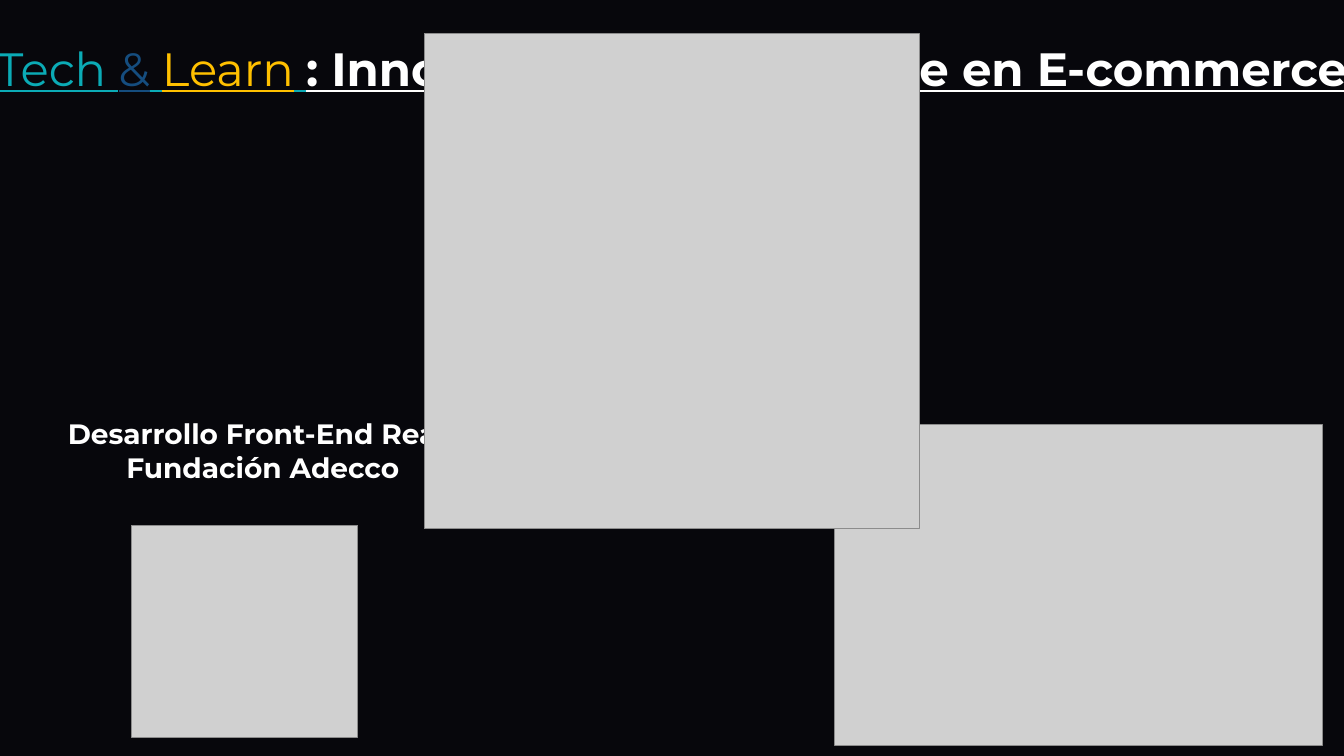
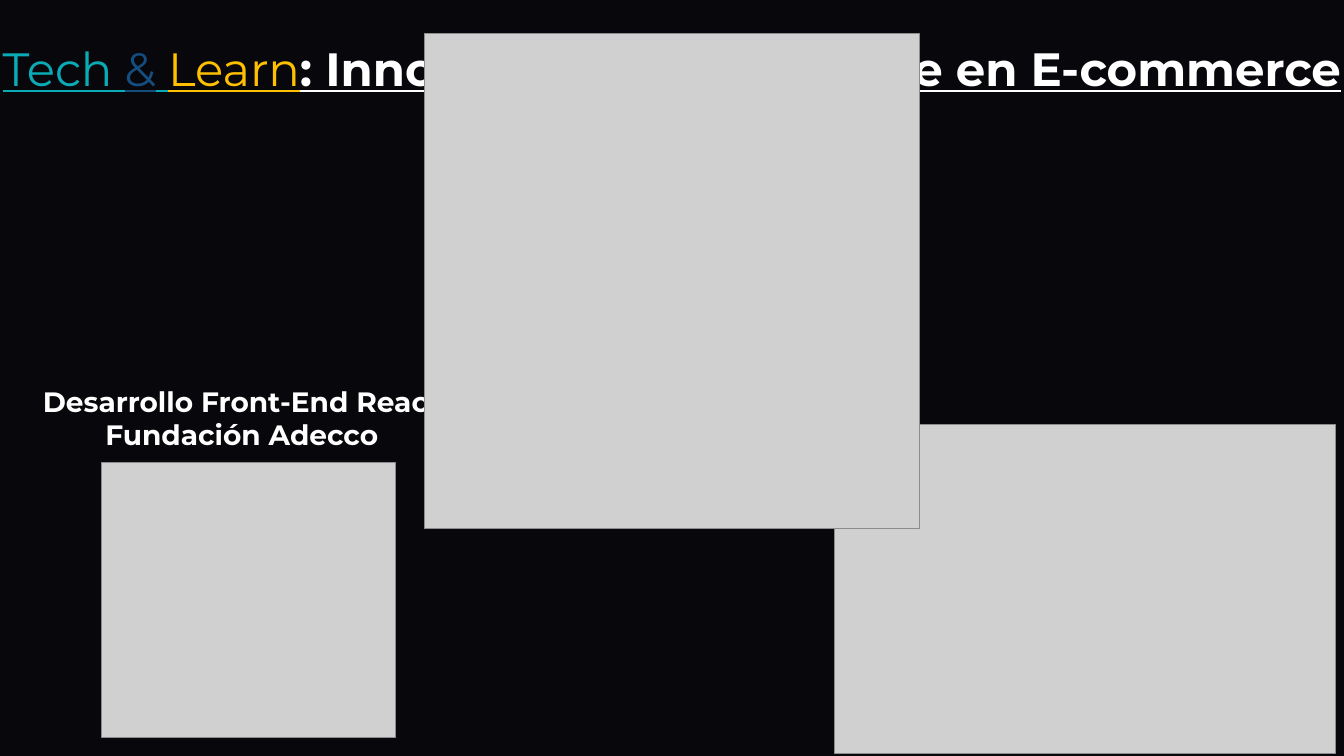
Before and after one commit to DavidCorredorMiguel/proyectogrupo2, a slide deck: slide 1 of Tech-and-Learn-Innovacion-y-Aprendizaje-en-E-commerce (1).pptx. Drawn at 1344x756 pixels with LibreOffice and Linux fonts; fonts in the diff are those of the drawing; grey boxes stand for pictures; background and template pictures are left out. Boxes give left, top, right and bottom in pixels: in the first picture for what was removed or moved away, otherwise in the second. Text is boxed around its words. In the diff, an @@ line names an element or a change of style, - is before the commit and + after.

```diff
--- a/Tech-and-Learn-Innovacion-y-Aprendizaje-en-E-commerce (1).pptx
+++ b/Tech-and-Learn-Innovacion-y-Aprendizaje-en-E-commerce (1).pptx
@@ text at bbox=[3, 40, 1341, 96]: spaces changed @@
-Tech & Learn : Innovación y Aprendizaje en E-commerce
+Tech & Learn: Innovación y Aprendizaje en E-commerce
@@ text "Desarrollo Front-End React": place and size @@
-text "Desarrollo Front-End React" at bbox=[68, 417, 465, 479]
+text "Desarrollo Front-End React" at bbox=[43, 384, 440, 446]
@@ picture: place and size @@
-picture at bbox=[834, 425, 1322, 745]
+picture at bbox=[834, 425, 1336, 753]
@@ picture: place and size @@
-picture at bbox=[131, 525, 358, 737]
+picture at bbox=[102, 463, 395, 738]
```
Also in this commit, not shown: 4 other slides changed, 4 slides added, 3 slides removed, 1 other file.
